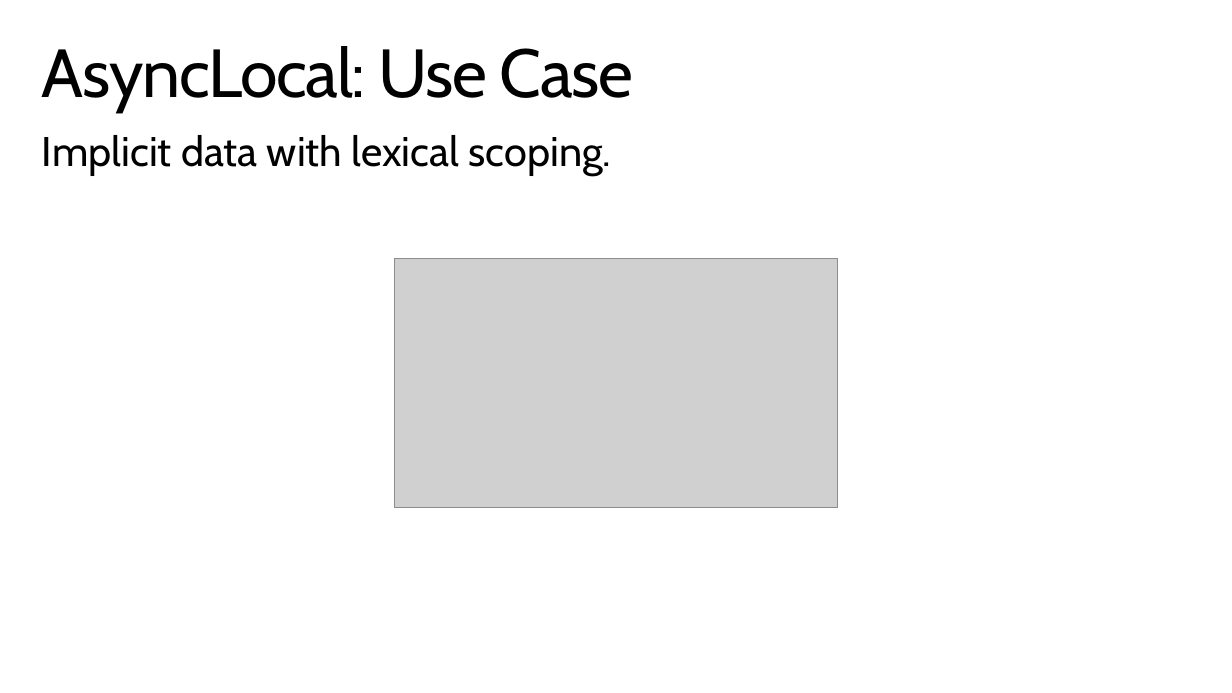
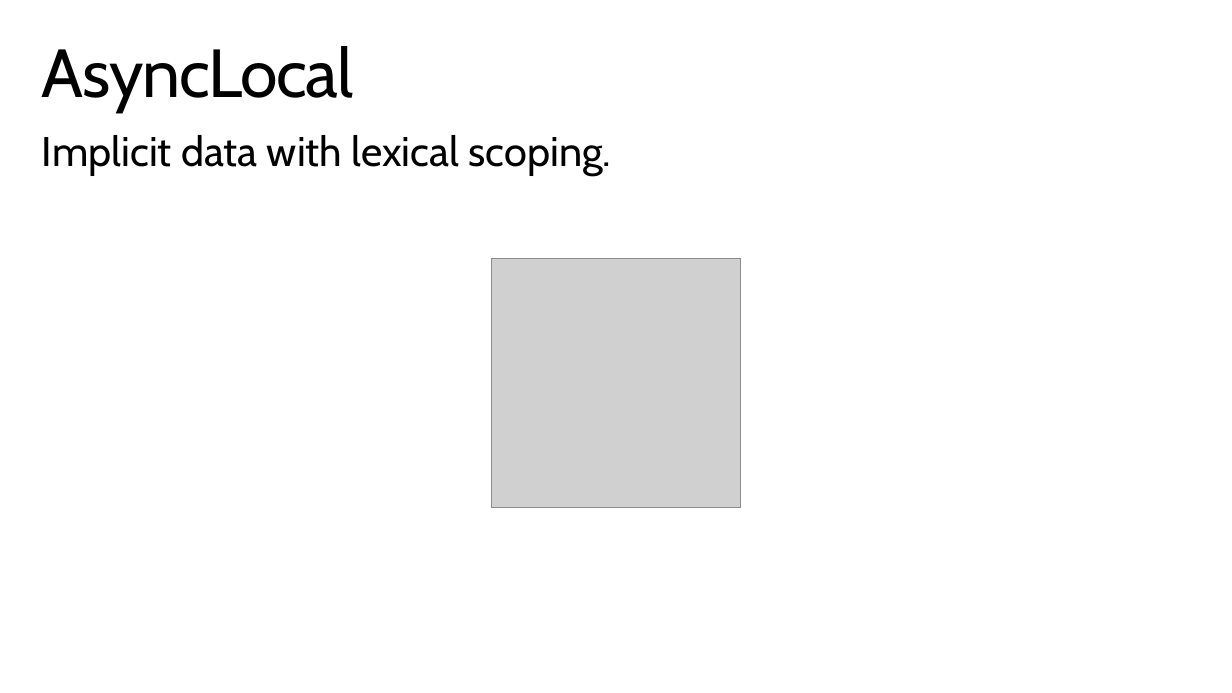
Before and after one commit to StephenCleary/Presentations, a slide deck: slide 13 of Async Masterclass/Async Masterclass.pptx (slide 16 before the commit). Drawn at 1232x693 pixels with LibreOffice and Linux fonts; fonts in the diff are those of the drawing; grey boxes stand for pictures; background and template pictures are left out. Boxes give left, top, right and bottom in pixels: in the first picture for what was removed or moved away, otherwise in the second. Text is boxed around its words. In the diff, an @@ line names an element or a change of style, - is before the commit and + after.

```diff
--- a/Async Masterclass/Async Masterclass.pptx
+++ b/Async Masterclass/Async Masterclass.pptx
@@ title at (42, 46, 353, 113): text changed @@
-AsyncLocal: Use Case
+AsyncLocal
@@ picture: place and size @@
-picture at (395, 258, 838, 507)
+picture at (492, 258, 741, 507)
```
Also in this commit, not shown: 16 other slides changed, 3 slides added, 7 slides removed, 27 other files.
